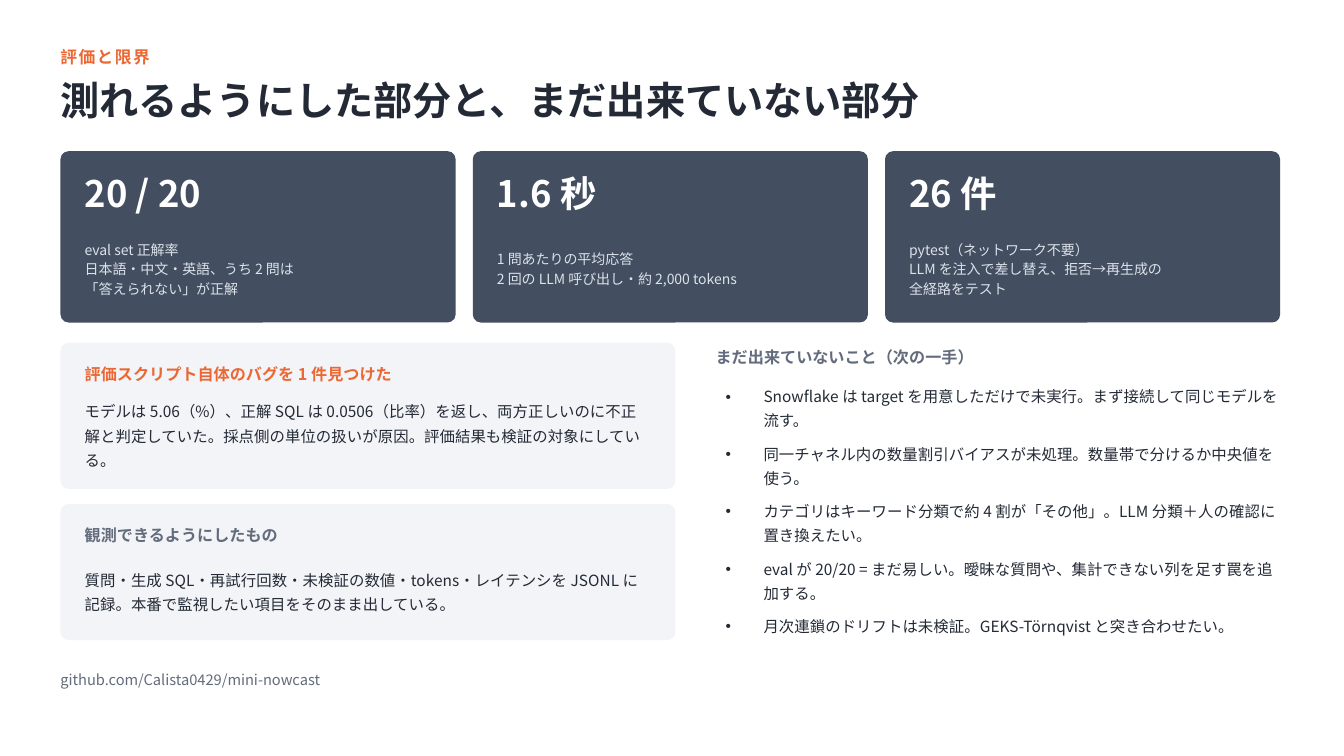
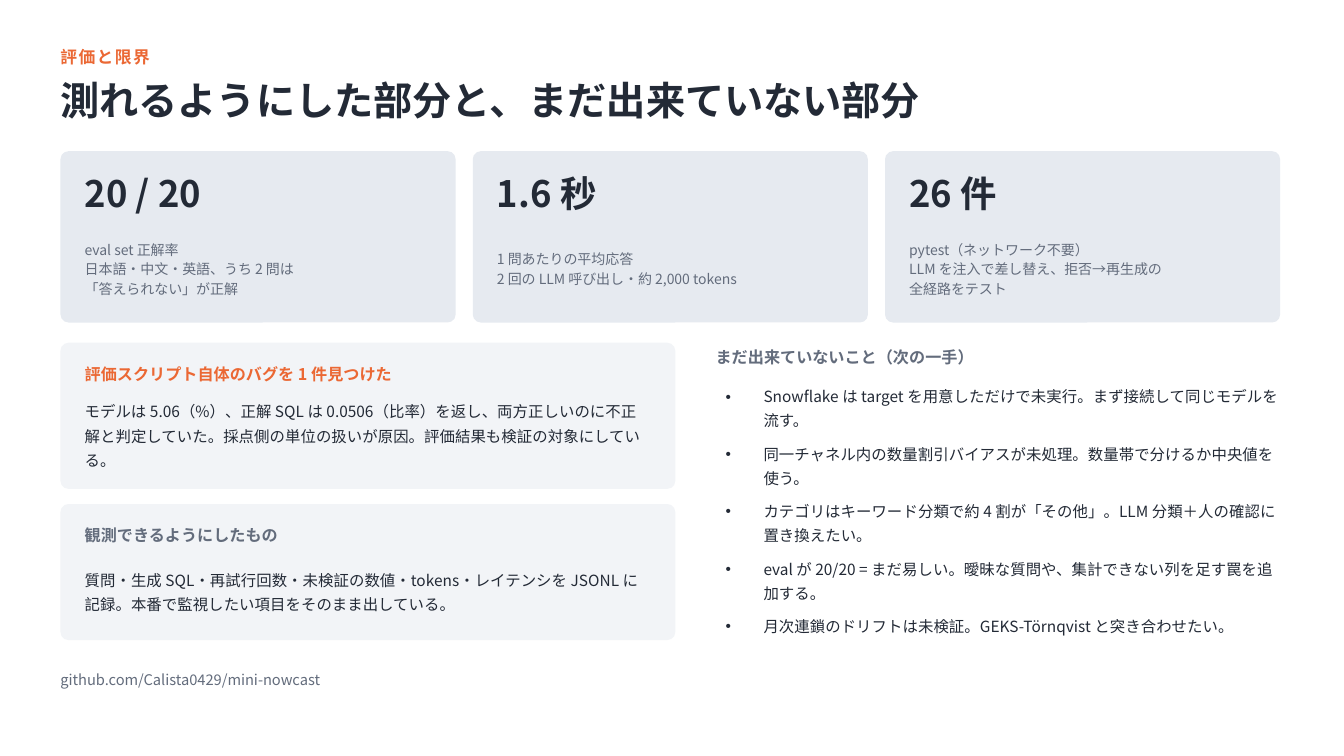
Before and after one commit to Calista0429/mini-nowcast, a slide deck: slide 6 of docs/mini-nowcast-engineering.pptx. Drawn at 1344x756 pixels with LibreOffice and Linux fonts; fonts in the diff are those of the drawing. Boxes give left, top, right and bottom in pixels: in the first picture for what was removed or moved away, otherwise in the second. Text is boxed around its words. In the diff, an @@ line names an element or a change of style, - is before the commit and + after.

```diff
--- a/docs/mini-nowcast-engineering.pptx
+++ b/docs/mini-nowcast-engineering.pptx
@@ fill #434E60 to #E6EAF0 in 3 elements at [60,151,456,323], [473,151,868,323], [885,151,1280,323] @@
@@ text colour #FFFFFF to #232A36 in 3 elements at [85,179,201,208], [497,176,596,211], [909,176,996,211] @@
@@ text colour #DCE2EA to #636C7C in 3 elements at [85,243,294,295], [497,252,737,286], [909,243,1162,295] @@
```
Also in this commit, not shown: 2 other slides changed, 3 other files.
